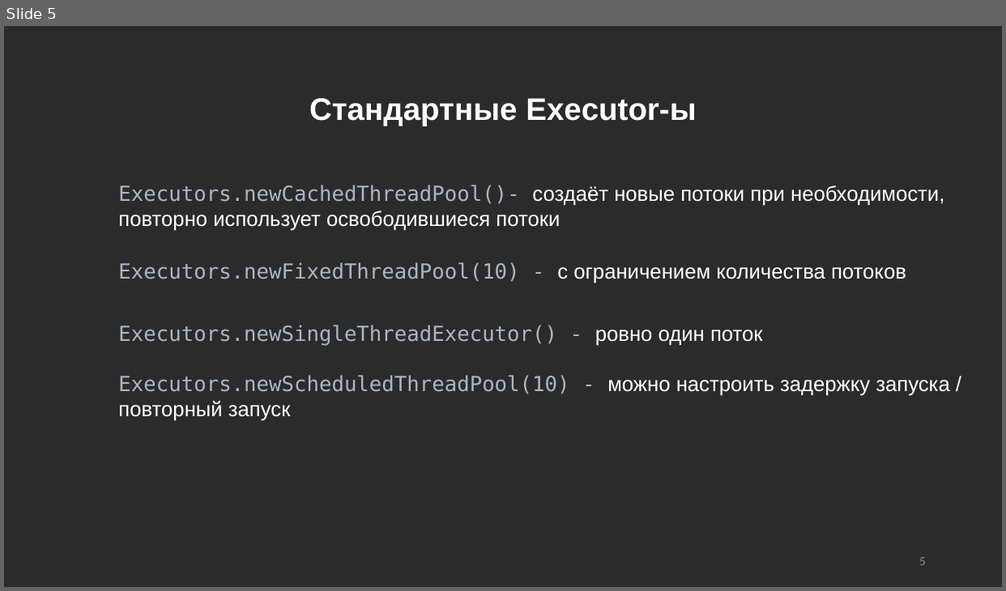
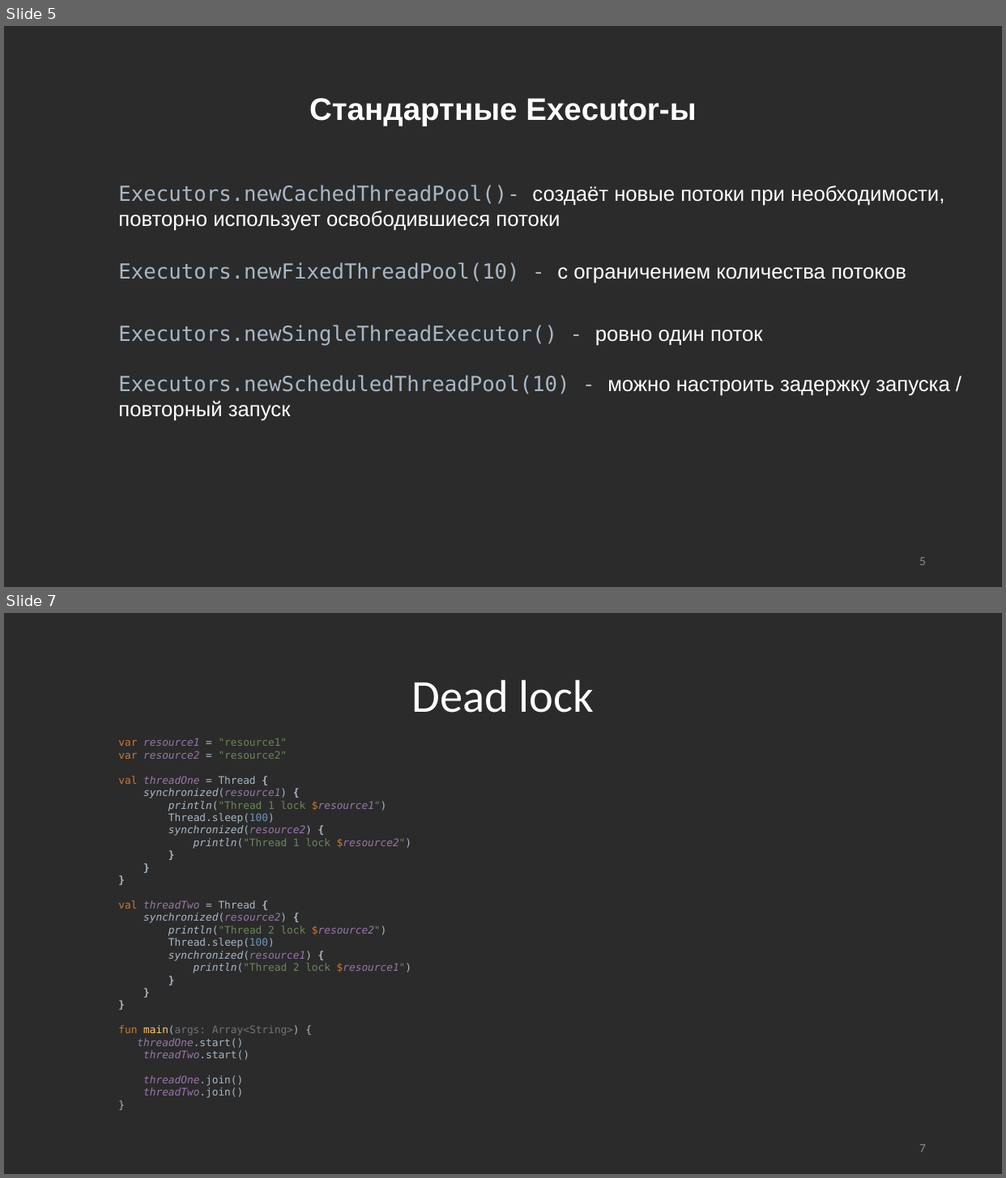
Before and after one commit to Andrey253/Multythread, a slide deck: Многопоточность.pptx. Shown one above the other, each under a label of ours: slide 5 before the commit, slides 5 and 7 after it; the slides between them are not shown. The pictures are 1006x591 and 1006x1178 pixels, drawn with LibreOffice and Linux fonts; fonts in the diff are those of the drawing. Boxes give left, top, right and bottom in pixels: in the first picture for what was removed or moved away, otherwise in the second. Text is boxed around its words. In the diff, an @@ line names an element or a change of style, - is before the commit and + after.

```diff
--- a/Многопоточность.pptx
+++ b/Многопоточность.pptx
@@ slide 7 added at (4, 613, 1002, 1174), background #2B2B2B @@
@@ title added at (412, 679, 594, 713), 44 pt, text #FFFFFF @@
+Dead lock
@@ text added at (118, 738, 411, 1098), 10 pt, text #A9B7C6 @@
+var resource1 = "resource1"
+var resource2 = "resource2"
+val threadOne = Thread {
+synchronized(resource1) {
+println("Thread 1 lock $resource1")
+Thread.sleep(100)
+synchronized(resource2) {
+println("Thread 1 lock $resource2")
+}
+}
+}
+val threadTwo = Thread {
+synchronized(resource2) {
+println("Thread 2 lock $resource2")
+Thread.sleep(100)
+synchronized(resource1) {
+println("Thread 2 lock $resource1")
+}
+}
+}
+fun main(args: Array<String>) {
+threadOne.start()
+threadTwo.start()
+threadOne.join()
+threadTwo.join()
+}
@@ page number added at (919, 1144, 926, 1152), 12 pt, text #8C8C8C @@
+7
```
Also in this commit, not shown: 2 slides changed, 1 other slide added.
